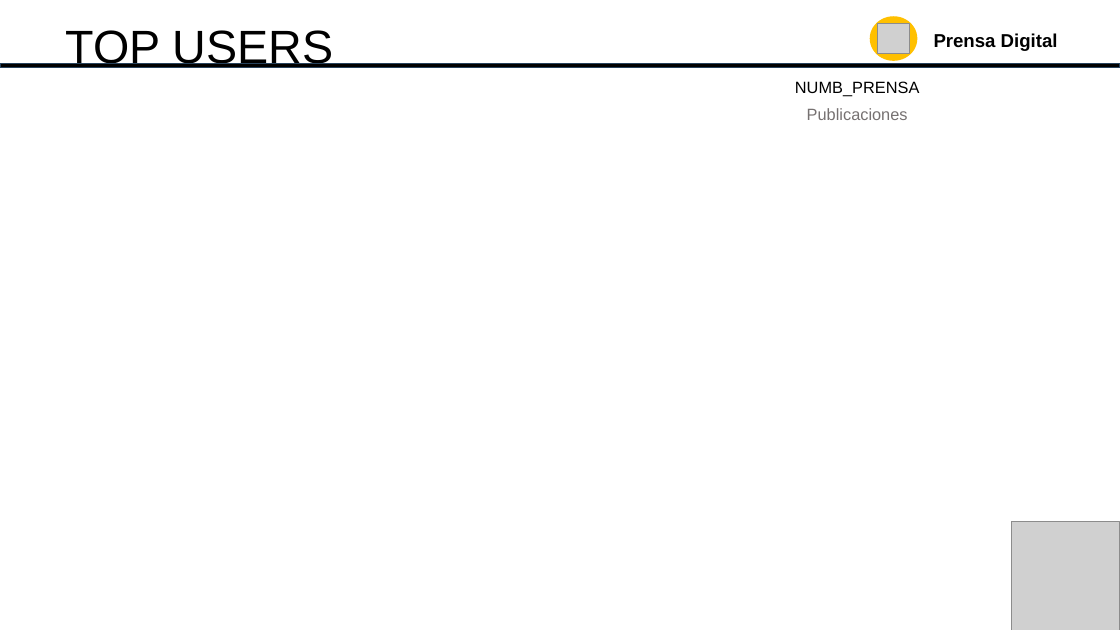
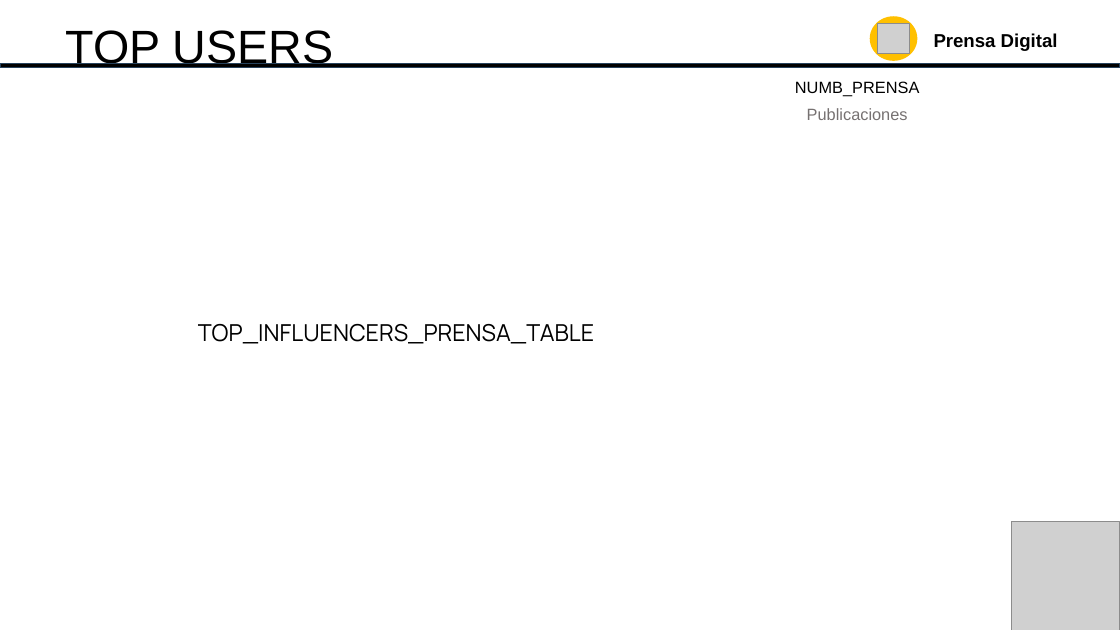
Before and after one commit to 2mingho/powerpoint-automated-web, a slide deck: slide 5 of powerpoints/Reporte_plantilla.pptx. Drawn at 1120x630 pixels with LibreOffice and Linux fonts; fonts in the diff are those of the drawing; grey boxes stand for pictures. Boxes give left, top, right and bottom in pixels: in the first picture for what was removed or moved away, otherwise in the second. Text is boxed around its words. In the diff, an @@ line names an element or a change of style, - is before the commit and + after.

```diff
--- a/powerpoints/Reporte_plantilla.pptx
+++ b/powerpoints/Reporte_plantilla.pptx
@@ text added at (198, 324, 594, 344), 20 pt, text #000000 @@
+TOP_INFLUENCERS_PRENSA_TABLE
```
Also in this commit, not shown: 4 other slides changed, 3 other files.
